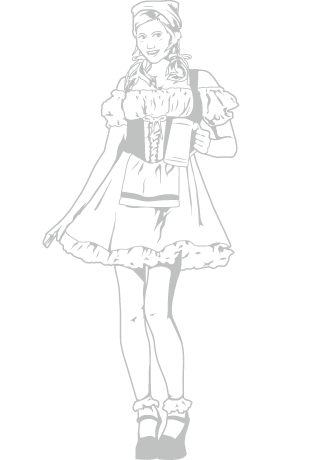
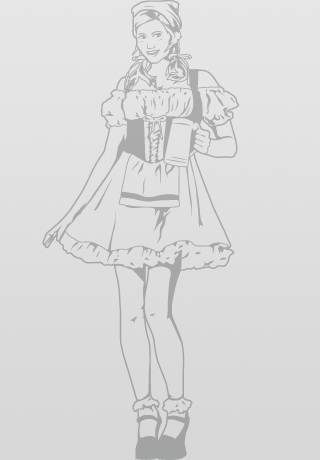
Layer changes from the first 320x460 image to the second:
added layer "Layer 1" above "Background" over [0, 0, 320, 460]
